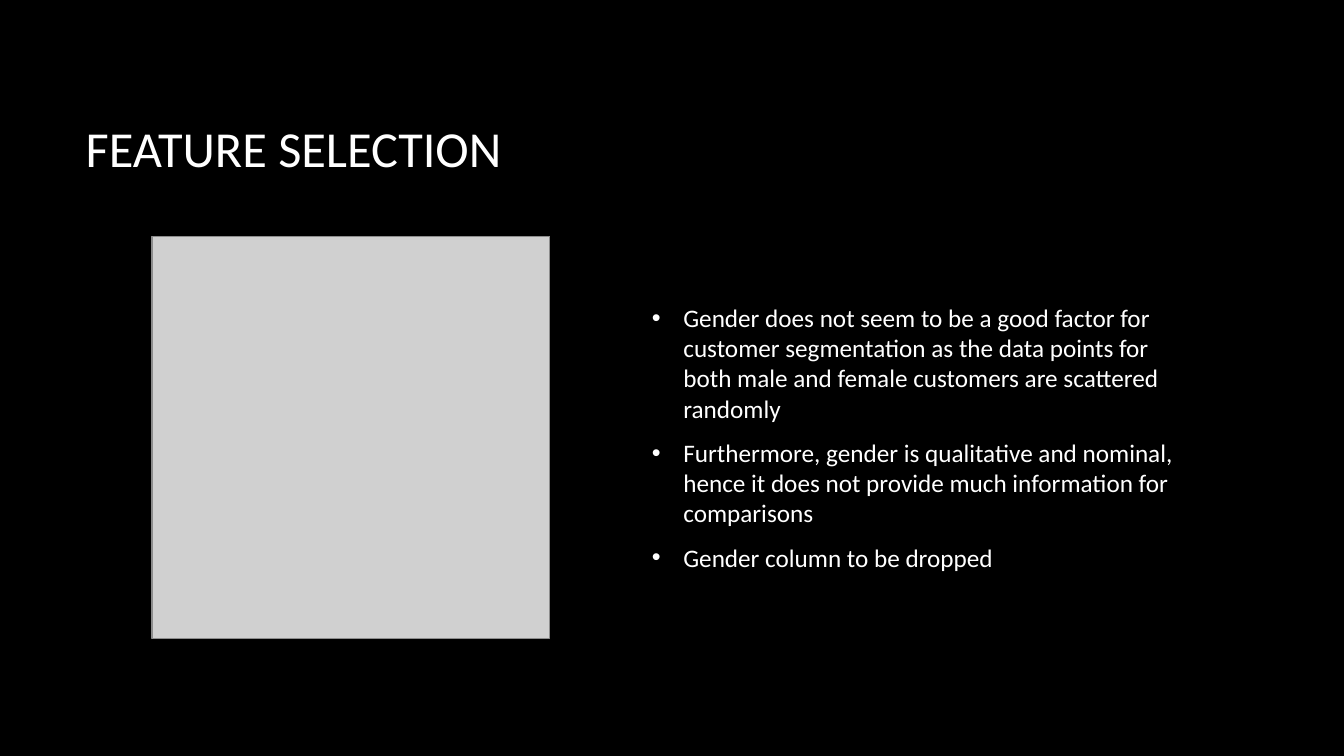
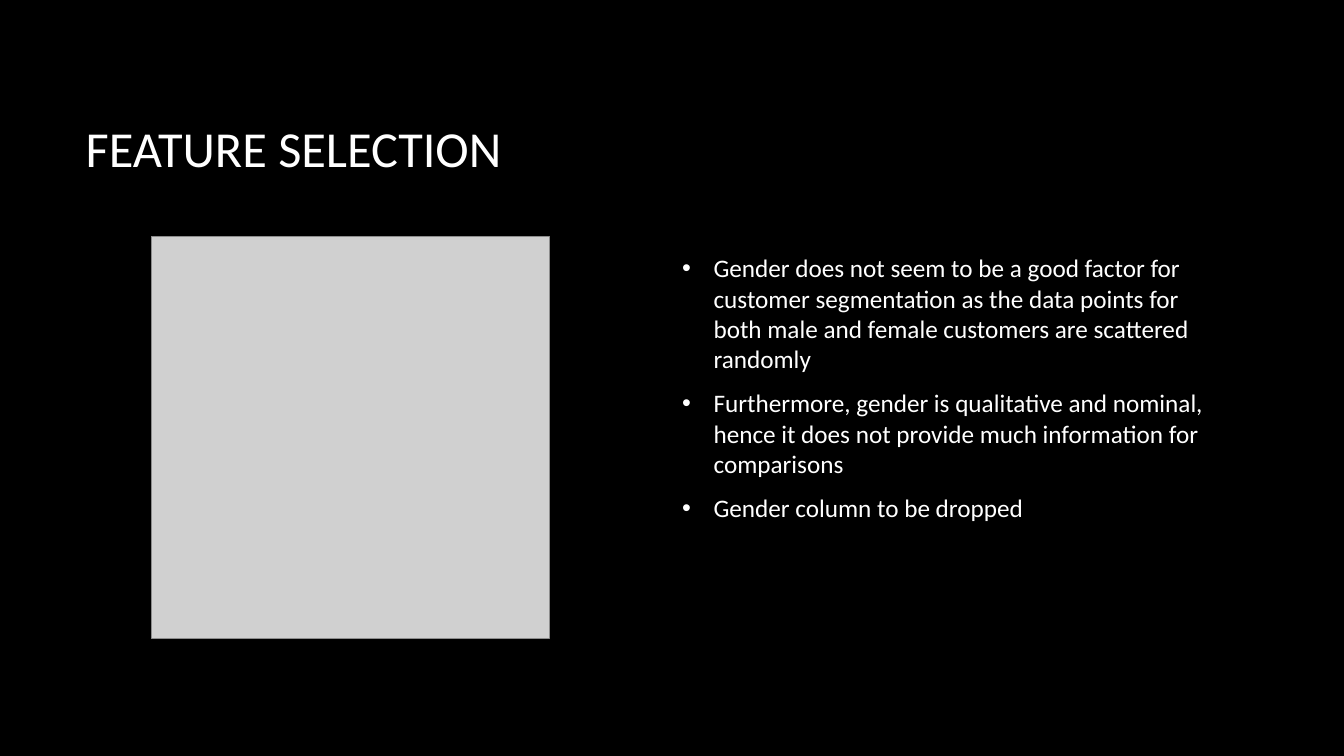
Before and after one commit to ethanolx/Air-Pollution-Mall-py, a slide deck: slide 3 of doc/part-b.pptx (slide 4 before the commit). Drawn at 1344x756 pixels with LibreOffice and Linux fonts; fonts in the diff are those of the drawing; grey boxes stand for pictures; background and template pictures are left out. Boxes give left, top, right and bottom in pixels: in the first picture for what was removed or moved away, otherwise in the second. Text is boxed around its words. In the diff, an @@ line names an element or a change of style, - is before the commit and + after.

```diff
--- a/doc/part-b.pptx
+++ b/doc/part-b.pptx
@@ text "Gender does not seem to ...": place and size @@
-text "Gender does not seem to ..." at (683, 309, 1173, 571)
+text "Gender does not seem to ..." at (714, 259, 1203, 521)
```
Also in this commit, not shown: 8 other slides changed, 1 slide removed, 1 other file.
